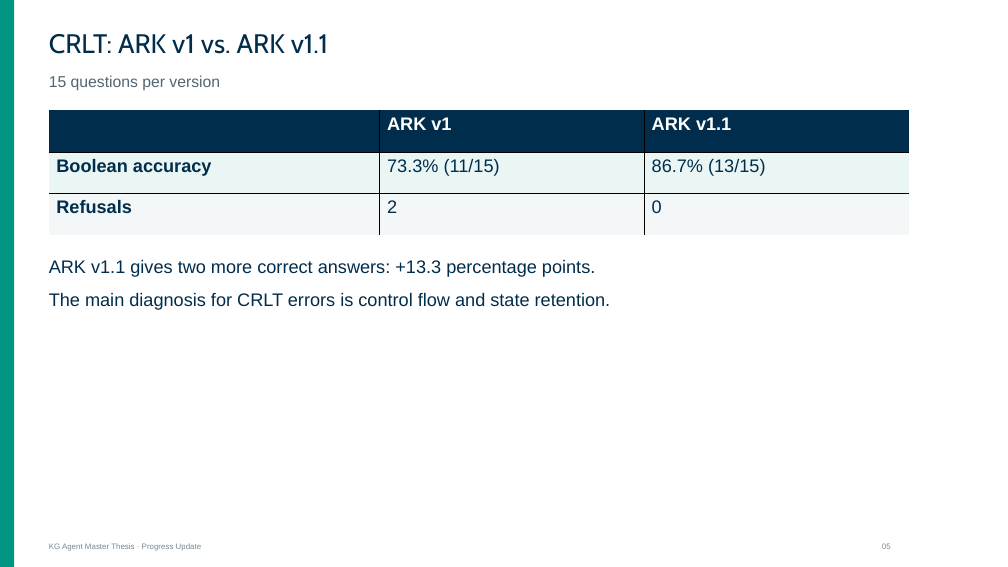
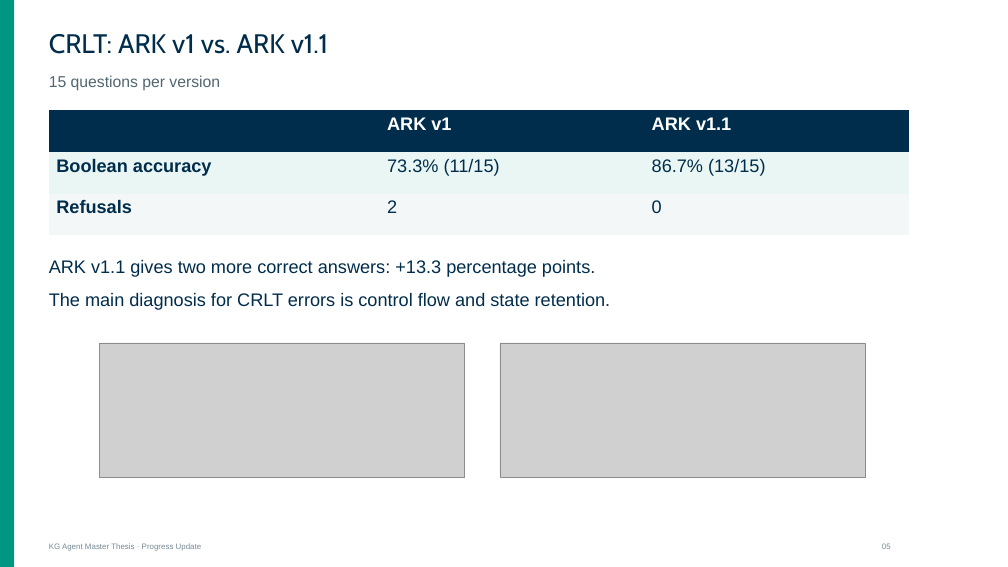
Before and after one commit to Chr15WkH/KG_Agent, a slide deck: slide 5 of Source/Meeting/pre03_evaluation_with_problems.pptx. Drawn at 1008x567 pixels with LibreOffice and Linux fonts; fonts in the diff are those of the drawing; grey boxes stand for pictures. Boxes give left, top, right and bottom in pixels: in the first picture for what was removed or moved away, otherwise in the second. Text is boxed around its words. In the diff, an @@ line names an element or a change of style, - is before the commit and + after.

```diff
--- a/Source/Meeting/pre03_evaluation_with_problems.pptx
+++ b/Source/Meeting/pre03_evaluation_with_problems.pptx
@@ table at <box>49,110,910,236</box> @@
@@ borders changed @@
@@ picture added at <box>99,343,464,478</box> @@
@@ picture added at <box>500,343,865,478</box> @@
```
Also in this commit, not shown: 4 other slides changed, 4 other files.
